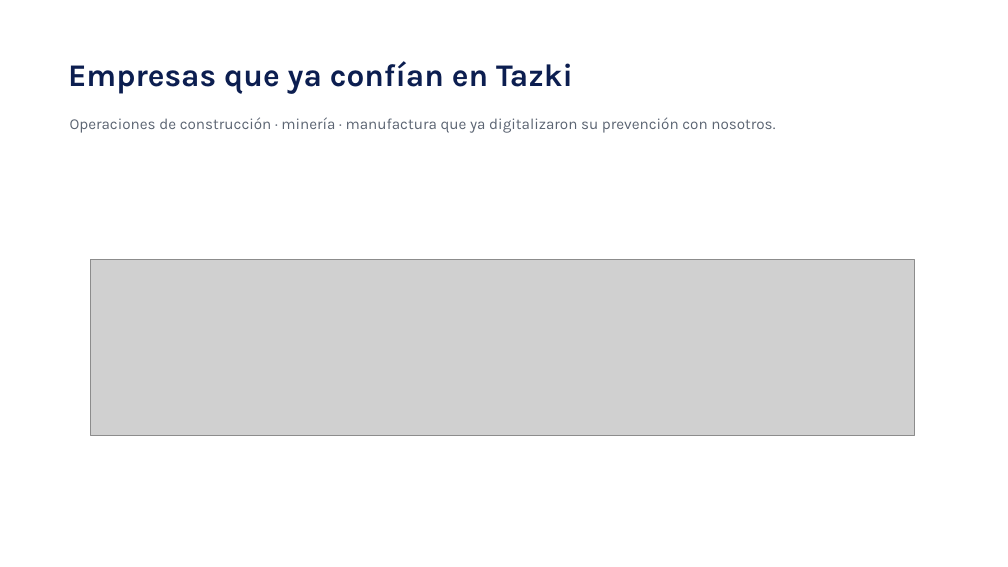
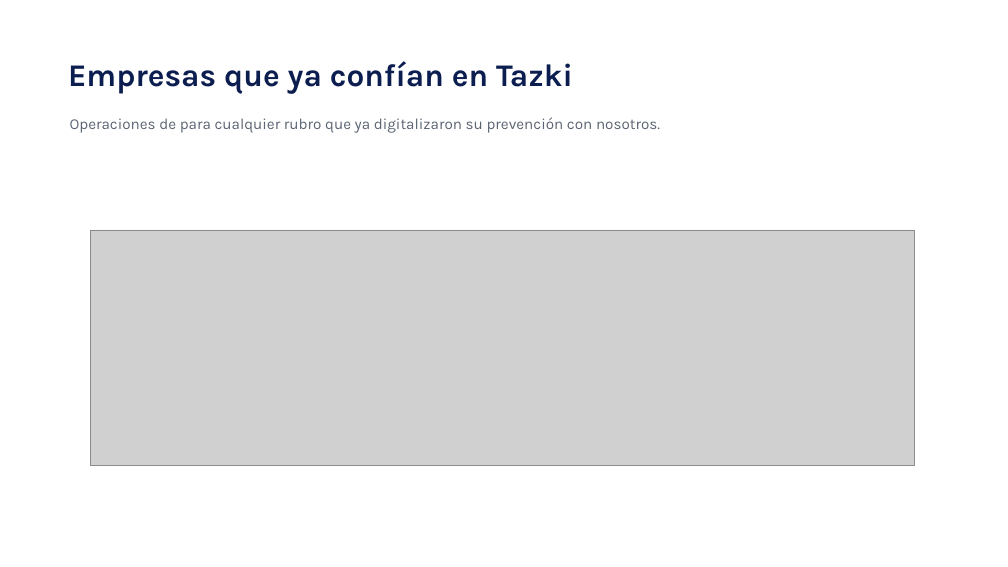
Before and after one commit to diegoalmazabar-hash/Tazki-Componentes-, a slide deck: slide 2 of ventas-piezas/plan-core/Tazki_Presentacion_PlanCore.pptx. Drawn at 1008x567 pixels with LibreOffice and Linux fonts; fonts in the diff are those of the drawing; grey boxes stand for pictures. Boxes give left, top, right and bottom in pixels: in the first picture for what was removed or moved away, otherwise in the second. Text is boxed around its words. In the diff, an @@ line names an element or a change of style, - is before the commit and + after.

```diff
--- a/ventas-piezas/plan-core/Tazki_Presentacion_PlanCore.pptx
+++ b/ventas-piezas/plan-core/Tazki_Presentacion_PlanCore.pptx
@@ text at [70, 117, 660, 133]: text changed @@
-Operaciones de construcción · minería · manufactura que ya digitalizaron su prevención con nosotros.
+Operaciones de para cualquier rubro que ya digitalizaron su prevención con nosotros.
@@ picture: place and size @@
-picture at [91, 260, 915, 436]
+picture at [91, 230, 915, 466]
```
Also in this commit, not shown: 5 other slides changed, 3 other files.
